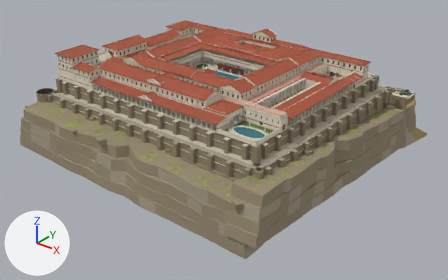
One commit to the glTF model nero-rome-reader /assets/models/rome/parts/rome_tiberiana_parts.glb: the scene before it, then after it.
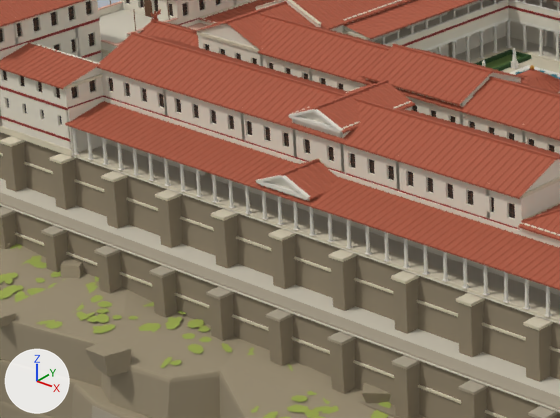
Each version is shown whole from a 50 mm lens placed at (200.0, -240.0, 116.0), pointed at (2.0, 7.0, -37.0), then close up on the part from 16% to 48% of the width and 18% to 56% of the height. The axes (+X, +Y, +Z) are drawn at lower left. The lights are the same throughout. The first two pictures are the older version. Where no turn or scale is listed for an object, it has been applied to the vertices. Vertices at exactly the same position are counted once.

Before the edit, the objects in view are built like this:
```python
ob_room_p01 = bpy.data.objects.new('room_P01', me_room_p01)
ob_room_p01.location = (0.0, 0.0, 0.0)
ob_tib_f1 = bpy.data.objects.new('tib_f1', me_tib_f1)
ob_tib_f1.location = (0.0, 0.0, 0.0)
ob_tib_f2 = bpy.data.objects.new('tib_f2', me_tib_f2)
ob_tib_f2.location = (0.0, 0.0, 0.0)
ob_tib_roof = bpy.data.objects.new('tib_roof', me_tib_roof)
ob_tib_roof.location = (0.0, 0.0, 0.0)
# also in view: 'room_SOL' at (-59.0, -25.0, 6.0); 'tib_garden' at (6.0, -3.0, 4.0); 'tib_base' at (0.0, 20.0, -23.0); 'tib_f3' at (-30.0, 0.0, 13.0); 'room_S11' at (2.0, -47.0, 0.0)
```
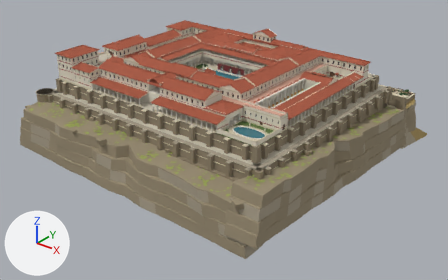
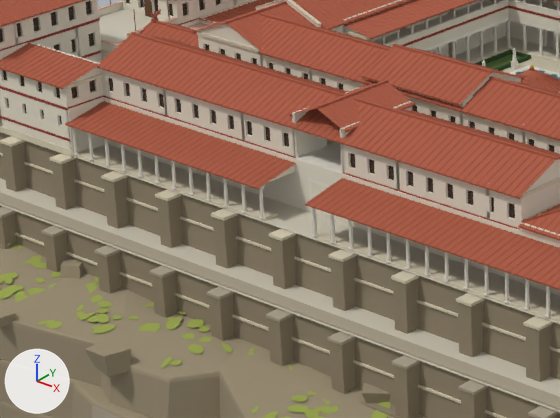
Commit message: Domus Tiberiana: the south gatehouse is an asset of its own (rome_tib_gate_s)

What changed in the scene script:
```text
Change me_tib_f1:
    remove me_tib_f1.from_pydata(...)  # 11986 vertices, 15028 faces; spans x -65.2..65.2, y -50.2..50.9, z -0.4..8.5
    add me_tib_f1.from_pydata(...)  # 11828 vertices, 14840 faces; spans x -65.2..65.2, y -50.1..50.9, z -0.4..8.5
    me_tib_f1 part 1: the loose piece of 16 vertices spanning x -30.2..-29.7, y -49.9..-49.4, z 0.5..4.2 is moved by (-5.5, 0.0, 0.0)
    me_tib_f1 part 2: the loose piece of 16 vertices spanning x -27.3..-26.8, y -49.9..-49.4, z 0.5..4.2 is moved by (-2.2, 0.0, 0.0)
    me_tib_f1 part 3: the loose piece of 16 vertices spanning x -24.4..-23.9, y -49.9..-49.4, z 0.5..4.2 is moved by (-2.0, 0.0, 0.0)
    me_tib_f1 part 4: the loose piece of 16 vertices spanning x -21.5..-21.0, y -49.9..-49.4, z 0.5..4.2 is moved by (-1.8, 0.0, 0.0)
    me_tib_f1 part 5: the loose piece of 16 vertices spanning x -18.6..-18.2, y -49.9..-49.4, z 0.5..4.2 is moved by (-1.6, 0.0, 0.0)
    me_tib_f1 part 6: the loose piece of 16 vertices spanning x -15.8..-15.3, y -49.9..-49.4, z 0.5..4.2 is moved by (-1.3, 0.0, 0.0)
    me_tib_f1 part 7: the loose piece of 16 vertices spanning x -12.9..-12.4, y -49.9..-49.4, z 0.5..4.2 is moved by (-1.1, 0.0, 0.0)
    me_tib_f1 part 8: the loose piece of 16 vertices spanning x -10.0..-9.5, y -49.9..-49.4, z 0.5..4.2 is moved by (-0.9, 0.0, 0.0)
    me_tib_f1 part 9: the loose piece of 16 vertices spanning x -7.1..-6.6, y -49.9..-49.4, z 0.5..4.2 is moved by (-0.7, 0.0, 0.0)
    me_tib_f1 part 10: the loose piece of 16 vertices spanning x 34.2..34.7, y -49.9..-49.4, z 0.5..4.2 is rebuilt with 16 vertices and now spans x 34.3..34.8, y -49.9..-49.4, z 0.5..4.2
    me_tib_f1 part 11: the loose piece of 16 vertices spanning x 28.1..28.6, y -49.9..-49.4, z 0.5..4.2 is rebuilt with 16 vertices and now spans x 28.3..28.7, y -49.9..-49.4, z 0.5..4.2
    me_tib_f1 part 12: the loose piece of 16 vertices spanning x 31.1..31.6, y -49.9..-49.4, z 0.5..4.2 is rebuilt with 16 vertices and now spans x 31.3..31.8, y -49.9..-49.4, z 0.5..4.2
    me_tib_f1 part 13: 10 loose pieces with 112 vertices, spanning x -36.0..4.2, y -50.2..-44.0, z 0.3..7.4, are deleted
    me_tib_f1 part 14: 73 vertices moved from x -6.5..37.8, y -50.0..-49.3, z 0.3..4.8 to x -7.9..37.8, y -50.0..-49.3, z 0.3..4.8; 173 vertices removed from x -6.5..19.5, y -50.0..-44.0, z 0.3..7.0; 135 vertices added at x -7.9..19.8, y -49.9..-49.4, z 0.3..4.4
    me_tib_f1 part 15: 19 vertices moved from x -35.7..-30.3, y -49.9..-49.4, z 0.5..4.4 to x -35.7..-28.9, y -49.9..-49.4, z 0.5..4.4; 15 vertices removed from x -35.9..-30.3, y -49.9..-49.4, z 0.5..4.2; 7 vertices added at x -35.7..-28.9, y -49.9..-49.4, z 0.3..4.2
    other edits to the shape of me_tib_f1 do not show in these pictures
Change me_tib_f2:
    remove me_tib_f2.from_pydata(...)  # 10780 vertices, 10582 faces; spans x -65.2..65.2, y -50.2..50.2, z 6.1..12.2
    add me_tib_f2.from_pydata(...)  # 10718 vertices, 10518 faces; spans x -65.2..65.2, y -50.2..50.2, z 6.1..12.2
    me_tib_f2 part 16: 8 loose pieces with 32 vertices, spanning x -2.5..2.5, y -43.7, z 7.5..9.4, are deleted
    me_tib_f2 part 17
    30 vertices are removed from x -4.0..4.0, y -44.2..-43.6, z 6.5..12.2
    48 faces are deleted
Change me_tib_roof:
    remove me_tib_roof.from_pydata(...)  # 14432 vertices, 12862 faces; spans x -65.7..65.7, y -50.7..50.7, z 4.4..17.4
    add me_tib_roof.from_pydata(...)  # 14237 vertices, 12667 faces; spans x -65.7..65.7, y -50.7..50.7, z 4.4..17.4
    me_tib_roof part 18: the loose piece of 6 vertices spanning x 4.5..4.8, y -50.6..-44.1, z 4.7..6.1 is moved by (-0.2, 0.0, 0.0)
    me_tib_roof part 19: 40 loose pieces with 249 vertices, spanning x -4.6..4.6, y -50.6..-34.0, z 4.7..13.9, are deleted
    me_tib_roof part 20: 92 vertices moved from x -26.6..4.6, y -50.6..-33.0, z 4.7..14.0 to x -26.5..4.6, y -50.6..-33.1, z 4.7..14.0; 55 vertices removed from x -7.5..4.6, y -50.6..-35.0, z 4.7..13.9; 109 vertices added at x -7.2..4.6, y -50.6..-34.1, z 4.5..13.9
    other edits to the shape of me_tib_roof do not show in these pictures
```

Pixel boxes (x1, y1, x2, y2) of what changed, in the close-ups (560 x 418 px; the box of a moved part takes in the faces that stretch with it):
part 1 of me_tib_f1, moved or reshaped
    before: (117, 143, 123, 169)
    after: (88, 133, 94, 159)
part 2 of me_tib_f1, moved or reshaped
    before: (133, 148, 138, 175)
    after: (121, 144, 127, 170)
part 3 of me_tib_f1, moved or reshaped
    before: (148, 153, 154, 180)
    after: (137, 149, 143, 176)
part 4 of me_tib_f1, moved or reshaped
    before: (164, 158, 169, 185)
    after: (154, 155, 160, 182)
part 5 of me_tib_f1, moved or reshaped
    before: (180, 164, 185, 191)
    after: (171, 161, 177, 188)
part 6 of me_tib_f1, moved or reshaped
    before: (196, 169, 201, 196)
    after: (188, 166, 194, 194)
part 7 of me_tib_f1, moved or reshaped
    before: (212, 174, 218, 202)
    after: (206, 172, 211, 199)
part 8 of me_tib_f1, moved or reshaped
    before: (228, 180, 234, 207)
    after: (223, 178, 229, 205)
part 9 of me_tib_f1, moved or reshaped
    before: (245, 185, 250, 213)
    after: (241, 184, 247, 212)
part 10 of me_tib_f1, rebuilt
    before: (504, 272, 508, 301)
    after: (505, 272, 509, 302)
part 11 of me_tib_f1, rebuilt
    before: (463, 258, 468, 287)
    after: (464, 258, 469, 288)
part 12 of me_tib_f1, rebuilt
    before: (483, 265, 488, 294)
    after: (484, 265, 489, 295)
part 13 of me_tib_f1, deleted
    before: (88, 158, 325, 231)
part 14 of me_tib_f1, moved or reshaped
    before: (261, 159, 531, 310)
    after: (259, 185, 531, 310)
part 15 of me_tib_f1, moved or reshaped
    before: (87, 133, 108, 164)
    after: (89, 138, 110, 165)
part 16 of me_tib_f2, deleted
    before: (305, 139, 334, 161)
part 17 of me_tib_f2, deleted
    before: (294, 115, 343, 173)
part 18 of me_tib_roof, moved or reshaped
    before: (308, 179, 347, 205)
    after: (307, 178, 345, 205)
part 19 of me_tib_roof, deleted
    before: (256, 87, 402, 203)
part 20 of me_tib_roof, moved or reshaped
    before: (131, 80, 415, 200)
    after: (65, 80, 560, 290)
